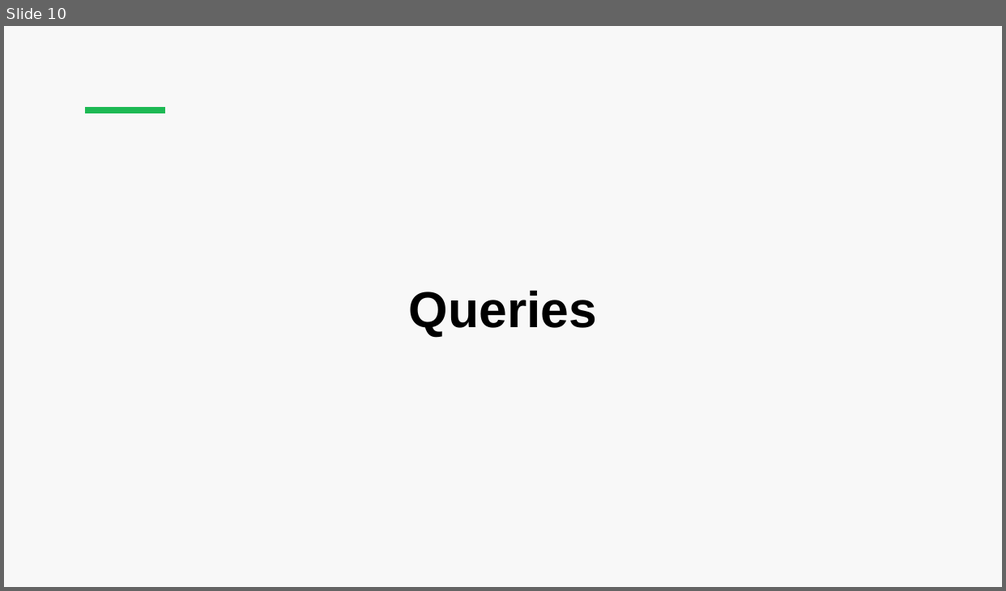
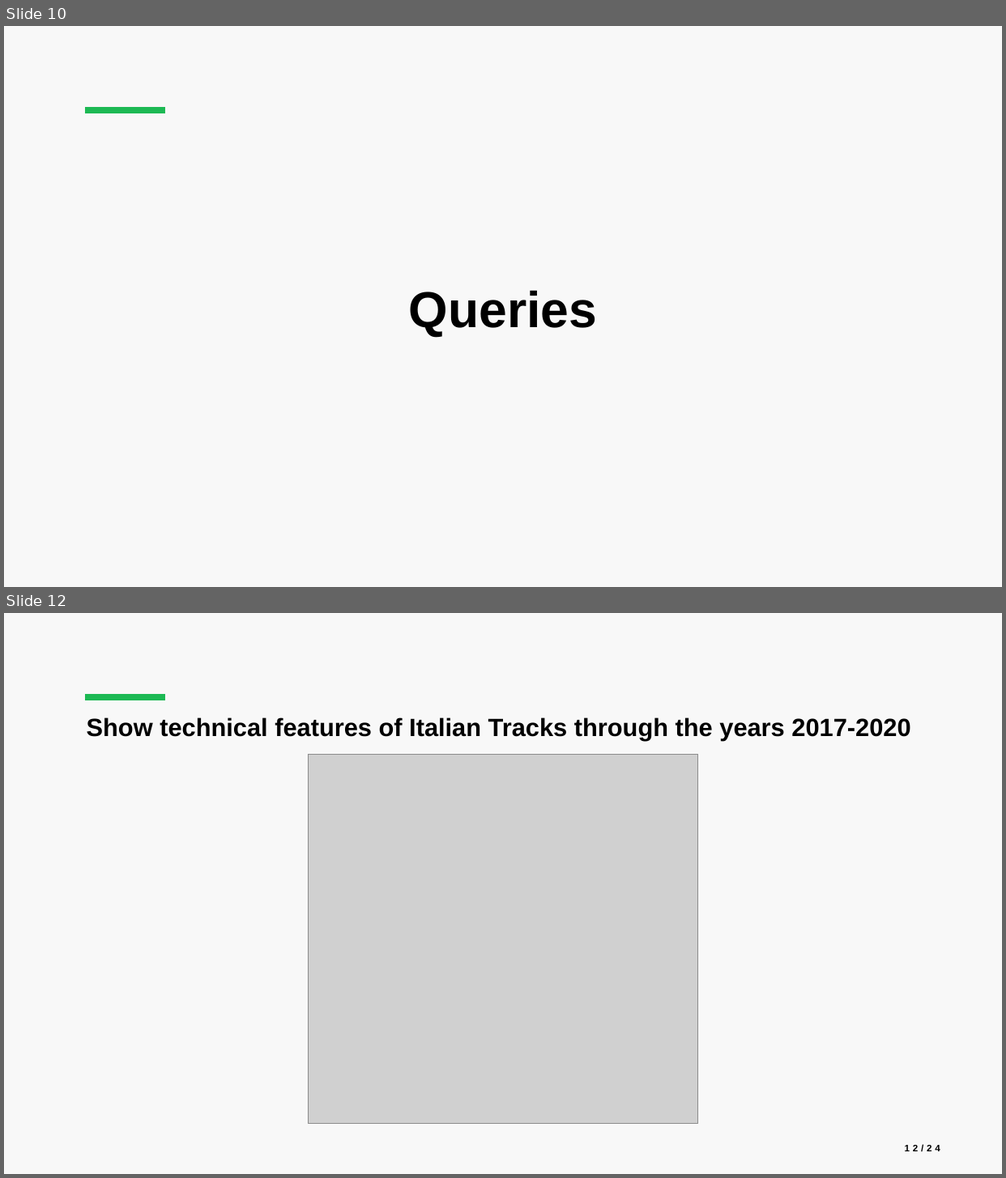
Before and after one commit to luca-martinelli-09/spotify-pg, a slide deck: slides/Spotify_Presentation.pptx. Shown one above the other, each under a label of ours: slide 10 before the commit, slides 10 and 12 after it; the slides between them are not shown. The pictures are 1006x591 and 1006x1178 pixels, drawn with LibreOffice and Linux fonts; fonts in the diff are those of the drawing; grey boxes stand for pictures. Boxes give left, top, right and bottom in pixels: in the first picture for what was removed or moved away, otherwise in the second. Text is boxed around its words. In the diff, an @@ line names an element or a change of style, - is before the commit and + after.

```diff
--- a/slides/Spotify_Presentation.pptx
+++ b/slides/Spotify_Presentation.pptx
@@ slide 12 added at [4,613,1002,1174], background #F8F8F8; not listed: 1 template element that a slide beside it also shows @@
@@ title added at [87,717,910,741], 24 pt, text #000000, bold @@
+Show technical features of Italian Tracks through the years 2017-2020
@@ picture added at [308,755,698,1124] @@
@@ page number added at [905,1144,940,1152], 9 pt, text #000000, bold @@
+12/24
```
Also in this commit, not shown: 1 slide changed, 13 other slides added, 1 slide removed, 8 other files.
